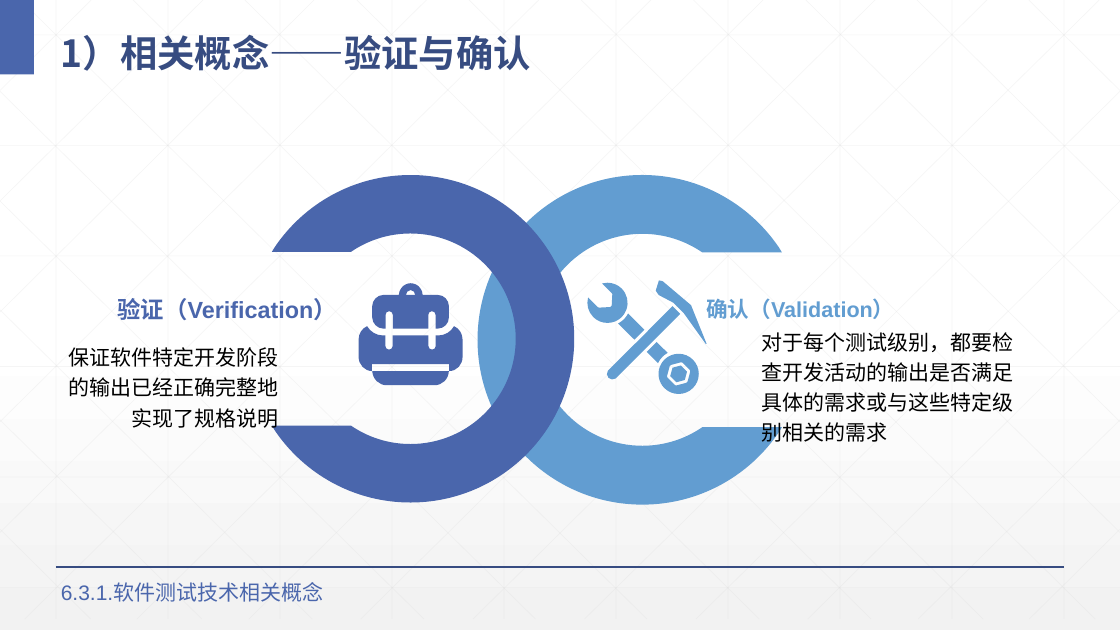
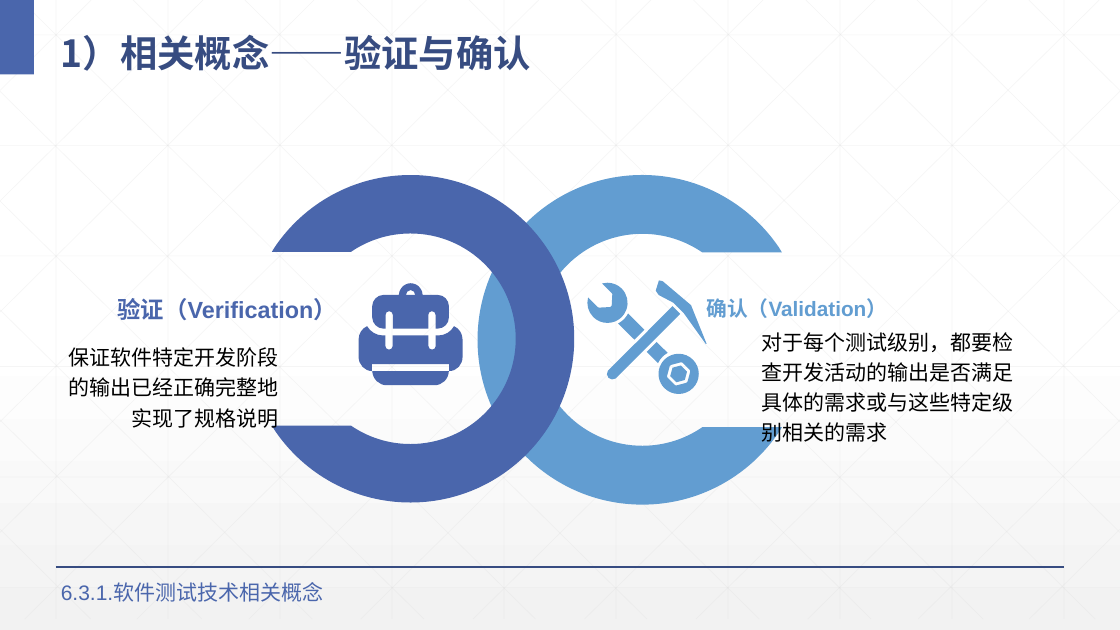
Before and after one commit to Panamera-Turbo/Software_Engineering, a slide deck: slide 69 of 6软件质量保证.pptx. Drawn at 1120x630 pixels with LibreOffice and Linux fonts; fonts in the diff are those of the drawing. Boxes give left, top, right and bottom in pixels: in the first picture for what was removed or moved away, otherwise in the second. Text is boxed around its words. In the diff, an @@ line names an element or a change of style, - is before the commit and + after.

```diff
--- a/6软件质量保证.pptx
+++ b/6软件质量保证.pptx
@@ text "确认（Validation）" at (706,298,887,318): size 18.5 to 17.8 pt @@
```
Also in this commit, not shown: 42 other slides changed, 7 other files.
